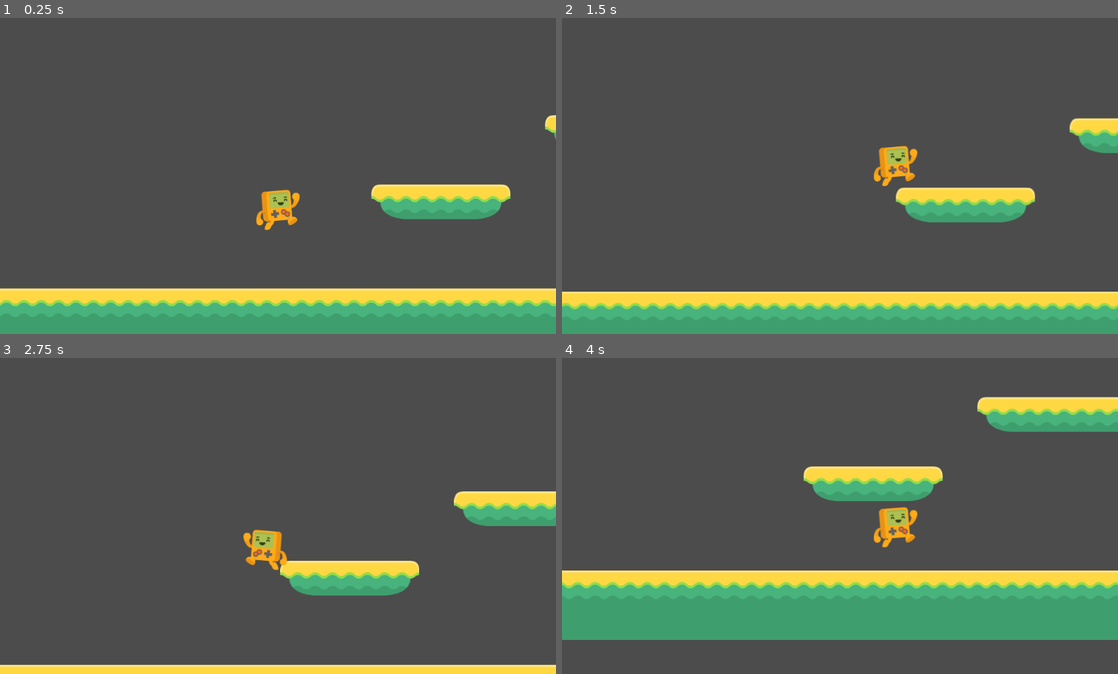
Above: before the commit, frames 1-4 (two rows, left to right).
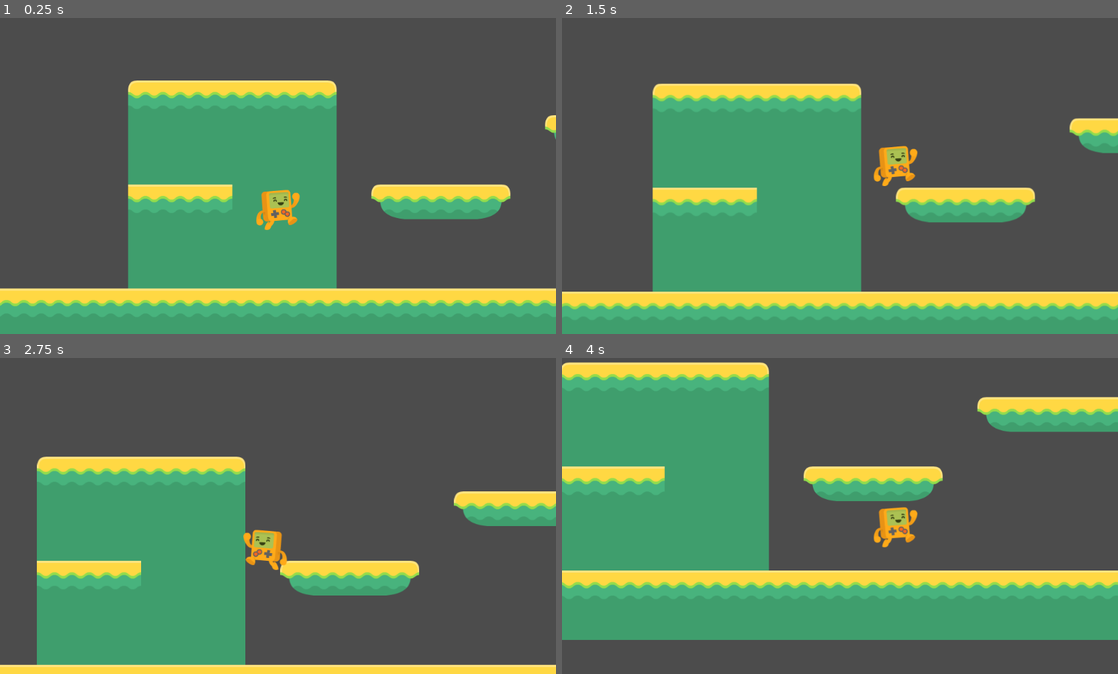
Above: after the commit, the same moments.

Repository: lspedalieri/godot-simple-platform
Game: Godot game, scene res://Level1.tscn
Same seed, same stepped clock (60 frames per second), same inputs: the game is played once before the commit and once after it.
Inputs:
- Up to frame 1 (0.25 s): no input
- Up to frame 2 (1.5 s): hold D (right_keys) from 0.53 s (still down); tap Space (jump_keys) at 0.77 s
- Up to frame 3 (2.75 s): tap Space (jump_keys) at 1.52 s; release D (right_keys) at 2.03 s; hold Left (left_keys) from 2.03 s (still down)
- Up to frame 4 (4 s): release Left (left_keys) at 2.78 s; hold D (right_keys) from 2.78 s (still down); tap Space (jump_keys) at 3.02, 3.77 s

The runs differ from the first frame. In frame 1, 24% of the frame differs, in the area x 23-61%, y 19-86%; in frame 2, 25%, in the area x 16-54%, y 20-87%; in frame 3, 25%; in frame 4, 25%.

Commit message:
Part 7 - One way platform. Dedicated tileset with static body & collision shape, one way collision shape, rulers, configure grid snapping

Diff:
--- a/Level1.tscn
+++ b/Level1.tscn
@@ -1,11 +1,35 @@
-[gd_scene load_steps=3 format=2]
+[gd_scene load_steps=6 format=2]
 
 [ext_resource path="res://world_tileset.tres" type="TileSet" id=1]
 [ext_resource path="res://Player.tscn" type="PackedScene" id=2]
+[ext_resource path="res://pass_through_tileset.tres" type="TileSet" id=3]
+
+[sub_resource type="RectangleShape2D" id=1]
+extents = Vector2( 192, 32.5 )
+
+[sub_resource type="RectangleShape2D" id=2]
+extents = Vector2( 96, 32 )
 
 [node name="Level1" type="Node2D"]
 
-[node name="TileMap" type="TileMap" parent="."]
+[node name="Tiles One-Way" type="TileMap" parent="."]
+tile_set = ExtResource( 3 )
+format = 1
+tile_data = PoolIntArray( 5, 1, 0, 6, 2, 0, 7, 2, 0, 8, 2, 0, 9, 2, 0, 10, 3, 0, 65541, 0, 0, 65542, 0, 0, 65543, 0, 0, 65544, 0, 0, 65545, 0, 0, 65546, 0, 0, 131077, 0, 0, 131078, 0, 0, 131079, 0, 0, 131080, 0, 0, 131081, 0, 0, 131082, 0, 0, 196613, 2, 0, 196614, 2, 0, 196615, 2, 0, 196616, 0, 0, 196617, 0, 0, 196618, 0, 0, 262149, 0, 0, 262150, 0, 0, 262151, 0, 0, 262152, 0, 0, 262153, 0, 0, 262154, 0, 0, 327685, 0, 0, 327686, 0, 0, 327687, 0, 0, 327688, 0, 0, 327689, 0, 0, 327690, 0, 0 )
+
+[node name="StaticBody2D" type="StaticBody2D" parent="Tiles One-Way"]
+
+[node name="CollisionShape2D" type="CollisionShape2D" parent="Tiles One-Way/StaticBody2D"]
+position = Vector2( 512, 32.5 )
+shape = SubResource( 1 )
+one_way_collision = true
+
+[node name="CollisionShape2D2" type="CollisionShape2D" parent="Tiles One-Way/StaticBody2D"]
+position = Vector2( 416, 224 )
+shape = SubResource( 2 )
+one_way_collision = true
+
+[node name="Tiles Solid" type="TileMap" parent="."]
 tile_set = ExtResource( 1 )
 format = 1
 tile_data = PoolIntArray( -65512, 4, 0, -65511, 2, 0, -65510, 2, 0, -65509, 5, 0, 0, -1610612735, 0, 65536, -1610612734 …(1320 unchanged characters)…
--- /dev/null
+++ b/pass_through_tileset.tres
@@ -0,0 +1,64 @@
+[gd_resource type="TileSet" load_steps=5 format=2]
+
+[ext_resource path="res://assets/WorldTiles/tileYellow_07.png" type="Texture" id=1]
+[ext_resource path="res://assets/WorldTiles/tileYellow_04.png" type="Texture" id=2]
+[ext_resource path="res://assets/WorldTiles/tileYellow_06.png" type="Texture" id=3]
+[ext_resource path="res://assets/WorldTiles/tileYellow_05.png" type="Texture" id=4]
+
+[resource]
+0/name = "tileYellow_04.png 0"
+0/texture = ExtResource( 2 )
+0/tex_offset = Vector2( 0, 0 )
+0/modulate = Color( 1, 1, 1, 1 )
+0/region = Rect2( 0, 0, 64, 64 )
+0/tile_mode = 0
+0/occluder_offset = Vector2( 0, 0 )
+0/navigation_offset = Vector2( 0, 0 )
+0/shape_offset = Vector2( 0, 0 )
+0/shape_transform = Transform2D( 1, 0, 0, 1, 0, 0 )
+0/shape_one_way = false
+0/shape_one_way_margin = 0.0
+0/shapes = [  ]
+0/z_index = 0
+1/name = "tileYellow_05.png 1"
+1/texture = ExtResource( 4 )
+1/tex_offset = Vector2( 0, 0 )
+1/modulate = Color( 1, 1, 1, 1 )
+1/region = Rect2( 0, 0, 64, 64 )
+1/tile_mode = 0
+1/occluder_offset = Vector2( 0, 0 )
+1/navigation_offset = Vector2( 0, 0 )
+1/shape_offset = Vector2( 0, 0 )
+1/shape_transform = Transform2D( 1, 0, 0, 1, 0, 0 )
+1/shape_one_way = false
+1/shape_one_way_margin = 0.0
+1/shapes = [  ]
+1/z_index = 0
+2/name = "tileYellow_06.png 2"
+2/texture = ExtResource( 3 )
+2/tex_offset = Vector2( 0, 0 )
+2/modulate = Color( 1, 1, 1, 1 )
+2/region = Rect2( 0, 0, 64, 64 )
+2/tile_mode = 0
+2/occluder_offset = Vector2( 0, 0 )
+2/navigation_offset = Vector2( 0, 0 )
+2/shape_offset = Vector2( 0, 0 )
+2/shape_transform = Transform2D( 1, 0, 0, 1, 0, 0 )
+2/shape_one_way = false
+2/shape_one_way_margin = 0.0
+2/shapes = [  ]
+2/z_index = 0
+3/name = "tileYellow_07.png 3"
+3/texture = ExtResource( 1 )
+3/tex_offset = Vector2( 0, 0 )
+3/modulate = Color( 1, 1, 1, 1 )
+3/region = Rect2( 0, 0, 64, 64 )
+3/tile_mode = 0
+3/occluder_offset = Vector2( 0, 0 )
+3/navigation_offset = Vector2( 0, 0 )
+3/shape_offset = Vector2( 0, 0 )
+3/shape_transform = Transform2D( 1, 0, 0, 1, 0, 0 )
+3/shape_one_way = false
+3/shape_one_way_margin = 0.0
+3/shapes = [  ]
+3/z_index = 0
